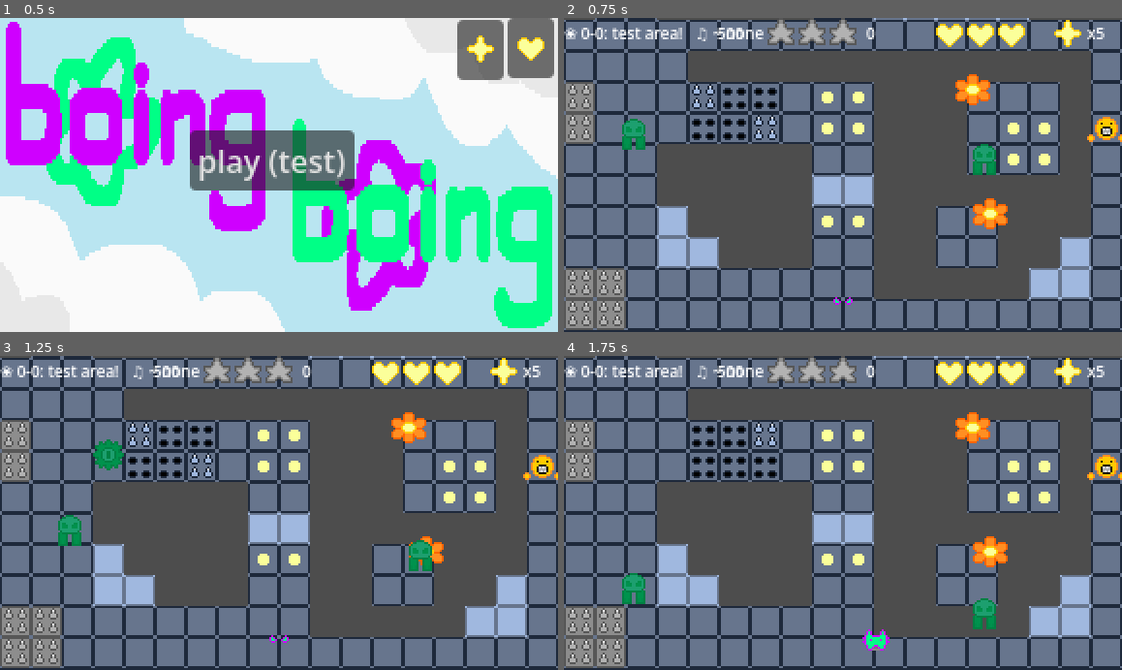
Above: before the commit, frames 1-4 (two rows, left to right).
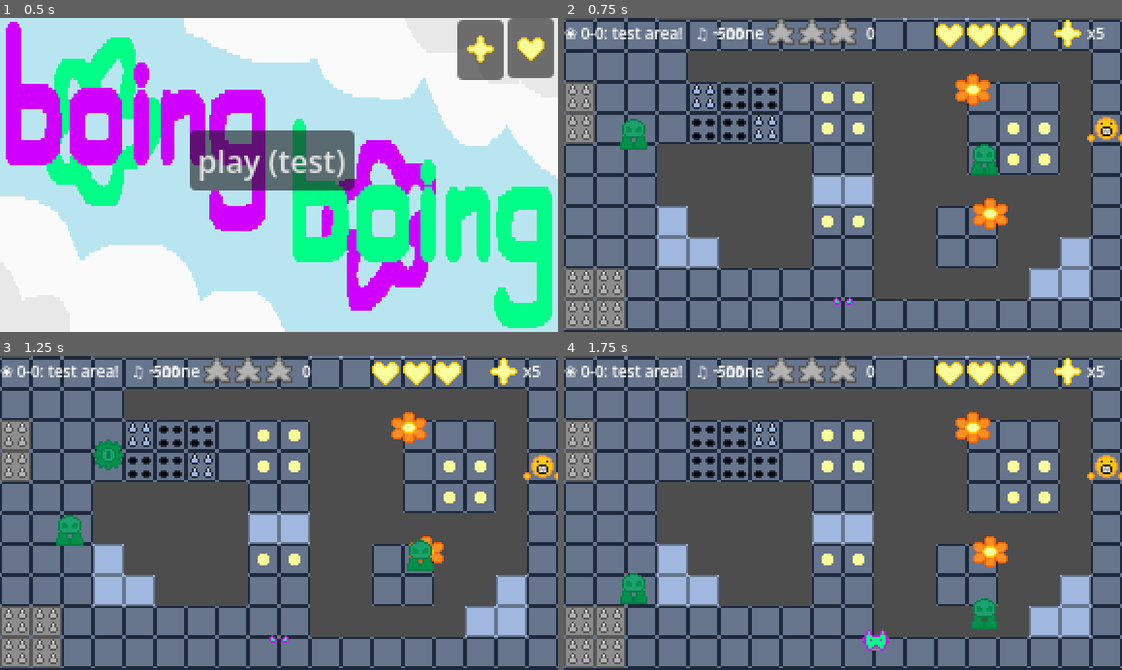
Above: after the commit, the same moments.

Repository: glaceonicc/boing-boing
Game: Godot game, scene res://menu/menu_main.tscn
Two runs of this game, one before a commit and one after it. Both use one fixed random seed, a clock stepped at 60 frames per second and the inputs below.
Inputs (mouse positions are in pixels of both pictures, inside the frame that each line leads up to):
- Up to frame 1 (0.5 s): no input
- Up to frame 2 (0.75 s): click "play (test)" at 0.5 s
- Up to frame 3 (1.25 s): no input
- Up to frame 4 (1.75 s): tap Enter at 1.25 s; move the mouse to (965, 497) at 1.27 s; hold D (right) from 1.28 s (still down); tap Alt at 1.35 s; click (965, 497) at 1.42 s; tap Space (jump) at 1.52 s

Frame 1 is identical in both runs. In frame 2, less than 0.1% of the frame differs, in the area x 10-78%, y 39-50%; in frame 3, less than 0.1%; in frame 4, less than 0.1%.

Commit message:
prototype20 "walker"
added a walking animation for the walking. it sucks but it exists so thats nice

Diff:
--- a/elements/thewalking.tscn
+++ b/elements/thewalking.tscn
@@ -6,14 +6,51 @@
 [sub_resource type="CircleShape2D" id="CircleShape2D_g4v7s"]
 radius = 54.0
 
+[sub_resource type="AtlasTexture" id="AtlasTexture_b5bfg"]
+atlas = ExtResource("1_t2idg")
+region = Rect2(0, 0, 16, 16)
+
+[sub_resource type="AtlasTexture" id="AtlasTexture_4r24l"]
+atlas = ExtResource("1_t2idg")
+region = Rect2(0, 0, 16, 16)
+
+[sub_resource type="AtlasTexture" id="AtlasTexture_83xmm"]
+atlas = ExtResource("1_t2idg")
+region = Rect2(16, 0, 16, 16)
+
+[sub_resource type="AtlasTexture" id="AtlasTexture_elkox"]
+atlas = ExtResource("1_t2idg")
+region = Rect2(0, 0, 16, 16)
+
+[sub_resource type="AtlasTexture" id="AtlasTexture_a4qu8"]
+atlas = ExtResource("1_t2idg")
+region = Rect2(32, 0, 16, 16)
+
 [sub_resource type="SpriteFrames" id="SpriteFrames_57qmd"]
 animations = [{
 "frames": [{
 "duration": 1.0,
-"texture": ExtResource("1_t2idg")
+"texture": SubResource("AtlasTexture_b5bfg")
 }],
 "loop": 1,
-"name": &"default",
+"name": &"idle",
+"speed": 5.0
+}, {
+"frames": [{
+"duration": 1.0,
+"texture": SubResource("AtlasTexture_4r24l")
+}, {
+"duration": 1.0,
+"texture": SubResource("AtlasTexture_83xmm")
+}, {
+"duration": 1.0,
+"texture": SubResource("AtlasTexture_elkox")
+}, {
+"duration": 1.0,
+"texture": SubResource("AtlasTexture_a4qu8")
+}],
+"loop": 1,
+"name": &"walking",
 "speed": 5.0
 }]
 
@@ -46,6 +83,8 @@
 [node name="sprite" type="AnimatedSprite2D" parent="." unique_id=1926727175]
 z_index = 4
 sprite_frames = SubResource("SpriteFrames_57qmd")
+animation = &"walking"
+frame_progress = 0.75679797
 
 [node name="die" type="Area2D" parent="." unique_id=805278153]
 
--- a/levels/0-4.tscn
+++ b/levels/0-4.tscn
@@ -103,51 +103,51 @@
 
 [connection signal="area_entered" from="elementiles/coin" to="elementiles/coin" method="_on_area_entered"]
 [connection signal="area_exited" from="elementiles/coin" to="elementiles/coin" method="_on_area_exited"]
-[connection signal="area_entered" from="elementiles/@Area2D@68229" to="elementiles/@Area2D@68229" method="_on_area_entered"]
-[connection signal="area_exited" from="elementiles/@Area2D@68229" to="elementiles/@Area2D@68229" method="_on_area_exited"]
-[connection signal="area_entered" from="elementiles/@Area2D@68230" to="elementiles/@Area2D@68230" method="_on_area_entered"]
-[connection signal="area_exited" from="elementiles/@Area2D@68230" to="elementiles/@Area2D@68230" method="_on_area_exited"]
-[connection signal="area_entered" from="elementiles/@Area2D@68231" to="elementiles/@Area2D@68231" method="_on_area_entered"]
-[connection signal="area_exited" from="elementiles/@Area2D@68231" to="elementiles/@Area2D@68231" method="_on_area_exited"]
-[connection signal="area_entered" from="elementiles/@Area2D@68232" to="elementiles/@Area2D@68232" method="_on_area_entered"]
-[connection signal="area_exited" from="elementiles/@Area2D@68232" to="elementiles/@Area2D@68232" method="_on_area_exited"]
-[connection signal="area_entered" from="elementiles/@Area2D@68233" to="elementiles/@Area2D@68233" method="_on_area_entered"]
-[connection signal="area_exited" from="elementiles/@Area2D@68233" to="elementiles/@Area2D@68233" method="_on_area_exited"]
-[connection signal="area_entered" from="elementiles/@Area2D@68234" to="elementiles/@Area2D@68234" method="_on_area_entered"]
-[connection signal="area_exited" from="elementiles/@Area2D@68234" to="elementiles/@Area2D@68234" method="_on_area_exited"]
-[connection signal="area_entered" from="elementiles/@Area2D@68235" to="elementiles/@Area2D@68235" method="_on_area_entered"]
-[connection signal="area_exited" from="elementiles/@Area2D@68235" to="elementiles/@Area2D@68235" method="_on_area_exited"]
-[connection signal="area_entered" from="elementiles/@Area2D@68236" to="elementiles/@Area2D@68236" method="_on_area_entered"]
-[connection signal="area_exited" from="elementiles/@Area2D@68236" to="elementiles/@Area2D@68236" method="_on_area_exited"]
-[connection signal="area_entered" from="elementiles/@Area2D@68237" to="elementiles/@Area2D@68237" method="_on_area_entered"]
-[connection signal="area_exited" from="elementiles/@Area2D@68237" to="elementiles/@Area2D@68237" method="_on_area_exited"]
-[connection signal="area_entered" from="elementiles/@Area2D@68238" to="elementiles/@Area2D@68238" method="_on_area_entered"]
-[connection signal="area_exited" from="elementiles/@Area2D@68238" to="elementiles/@Area2D@68238" method="_on_area_exited"]
-[connection signal="area_entered" from="elementiles/@Area2D@68239" to="elementiles/@Area2D@68239" method="_on_area_entered"]
-[connection signal="area_exited" from="elementiles/@Area2D@68239" to="elementiles/@Area2D@68239" method="_on_area_exited"]
-[connection signal="area_entered" from="elementiles/@Area2D@68240" to="elementiles/@Area2D@68240" method="_on_area_entered"]
-[connection signal="area_exited" from="elementiles/@Area2D@68240" to="elementiles/@Area2D@68240" method="_on_area_exited"]
+[connection signal="area_entered" from="elementiles/@Area2D@20999" to="elementiles/@Area2D@20999" method="_on_area_entered"]
+[connection signal="area_exited" from="elementiles/@Area2D@20999" to="elementiles/@Area2D@20999" method="_on_area_exited"]
+[connection signal="area_entered" from="elementiles/@Area2D@21000" to="elementiles/@Area2D@21000" method="_on_area_entered"]
+[connection signal="area_exited" from="elementiles/@Area2D@21000" to="elementiles/@Area2D@21000" method="_on_area_exited"]
+[connection signal="area_entered" from="elementiles/@Area2D@21001" to="elementiles/@Area2D@21001" method="_on_area_entered"]
+[connection signal="area_exited" from="elementiles/@Area2D@21001" to="elementiles/@Area2D@21001" method="_on_area_exited"]
+[connection signal="area_entered" from="elementiles/@Area2D@21002" to="elementiles/@Area2D@21002" method="_on_area_entered"]
+[connection signal="area_exited" from="elementiles/@Area2D@21002" to="elementiles/@Area2D@21002" method="_on_area_exited"]
+[connection signal="area_entered" from="elementiles/@Area2D@21003" to="elementiles/@Area2D@21003" method="_on_area_entered"]
+[connection signal="area_exited" from="elementiles/@Area2D@21003" to="elementiles/@Area2D@21003" method="_on_area_exited"]
+[connection signal="area_entered" from="elementiles/@Area2D@21004" to="elementiles/@Area2D@21004" method="_on_area_entered"]
+[connection signal="area_exited" from="elementiles/@Area2D@21004" to="elementiles/@Area2D@21004" method="_on_area_exited"]
+[connection signal="area_entered" from="elementiles/@Area2D@21005" to="elementiles/@Area2D@21005" method="_on_area_entered"]
+[connection signal="area_exited" from="elementiles/@Area2D@21005" to="elementiles/@Area2D@21005" method="_on_area_exited"]
+[connection signal="area_entered" from="elementiles/@Area2D@21006" to="elementiles/@Area2D@21006" method="_on_area_entered"]
+[connection signal="area_exited" from="elementiles/@Area2D@21006" to="elementiles/@Area2D@21006" method="_on_area_exited"]
+[connection signal="area_entered" from="elementiles/@Area2D@21007" to="elementiles/@Area2D@21007" method="_on_area_entered"]
+[connection signal="area_exited" from="elementiles/@Area2D@21007" to="elementiles/@Area2D@21007" method="_on_area_exited"]
+[connection signal="area_entered" from="elementiles/@Area2D@21008" to="elementiles/@Area2D@21008" method="_on_area_entered"]
+[connection signal="area_exited" from="elementiles/@Area2D@21008" to="elementiles/@Area2D@21008" method="_on_area_exited"]
+[connection signal="area_entered" from="elementiles/@Area2D@21009" to="elementiles/@Area2D@21009" method="_on_area_entered"]
+[connection signal="area_exited" from="elementiles/@Area2D@21009" to="elementiles/@Area2D@21009" method="_on_area_exited"]
+[connection signal="area_entered" from="elementiles/@Area2D@21010" to="elementiles/@Area2D@21010" method="_on_area_entered"]
+[connection signal="area_exited" from="elementiles/@Area2D@21010" to="elementiles/@Area2D@21010" method="_on_area_exited"]
 [connection signal="area_entered" from="elementiles/heart" to="elementiles/heart" method="_on_area_entered"]
 [connection signal="area_exited" from="elementiles/heart" to="elementiles/heart" method="_on_area_exited"]
-[connection signal="area_entered" from="elementiles/@Area2D@68241" to="elementiles/@Area2D@68241" method="_on_area_entered"]
-[connection signal="area_exited" from="elementiles/@Area2D@68241" to="elementiles/@Area2D@68241" method="_on_area_exited"]
-[connection signal="area_entered" from="elementiles/@Area2D@68242" to="elementiles/@Area2D@68242" method="_on_area_entered"]
-[connection signal="area_exited" from="elementiles/@Area2D@68242" to="elementiles/@Area2D@68242" method="_on_area_exited"]
-[connection signal="area_entered" from="elementiles/@Area2D@68243" to="elementiles/@Area2D@68243" method="_on_area_entered"]
-[connection signal="area_exited" from="elementiles/@Area2D@68243" to="elementiles/@Area2D@68243" method="_on_area_exited"]
-[connection signal="area_entered" from="elementiles/@Area2D@68244" to="elementiles/@Area2D@68244" method="_on_area_entered"]
-[connection signal="area_exited" from="elementiles/@Area2D@68244" to="elementiles/@Area2D@68244" method="_on_area_exited"]
-[connection signal="area_entered" from="elementiles/@Area2D@68245" to="elementiles/@Area2D@68245" method="_on_area_entered"]
-[connection signal="area_exited" from="elementiles/@Area2D@68245" to="elementiles/@Area2D@68245" method="_on_area_exited"]
-[connection signal="area_entered" from="elementiles/@Area2D@68246" to="elementiles/@Area2D@68246" method="_on_area_entered"]
-[connection signal="area_exited" from="elementiles/@Area2D@68246" to="elementiles/@Area2D@68246" method="_on_area_exited"]
-[connection signal="area_entered" from="elementiles/@Area2D@68247" to="elementiles/@Area2D@68247" method="_on_area_entered"]
-[connection signal="area_exited" from="elementiles/@Area2D@68247" to="elementiles/@Area2D@68247" method="_on_area_exited"]
-[connection signal="area_entered" from="elementiles/@Area2D@68248" to="elementiles/@Area2D@68248" method="_on_area_entered"]
-[connection signal="area_exited" from="elementiles/@Area2D@68248" to="elementiles/@Area2D@68248" method="_on_area_exited"]
-[connection signal="area_entered" from="elementiles/@Area2D@68249" to="elementiles/@Area2D@68249" method="_on_area_entered"]
-[connection signal="area_exited" from="elementiles/@Area2D@68249" to="elementiles/@Area2D@68249" method="_on_area_exited"]
-[connection signal="area_entered" from="elementiles/@Area2D@68250" to="elementiles/@Area2D@68250" method="_on_area_entered"]
-[connection signal="area_exited" from="elementiles/@Area2D@68250" to="elementiles/@Area2D@68250" method="_on_area_exited"]
+[connection signal="area_entered" from="elementiles/@Area2D@21011" to="elementiles/@Area2D@21011" method="_on_area_entered"]
+[connection signal="area_exited" from="elementiles/@Area2D@21011" to="elementiles/@Area2D@21011" method="_on_area_exited"]
+[connection signal="area_entered" from="elementiles/@Area2D@21012" to="elementiles/@Area2D@21012" method="_on_area_entered"]
+[connection signal="area_exited" from="elementiles/@Area2D@21012" to="elementiles/@Area2D@21012" method="_on_area_exited"]
+[connection signal="area_entered" from="elementiles/@Area2D@21013" to="elementiles/@Area2D@21013" method="_on_area_entered"]
+[connection signal="area_exited" from="elementiles/@Area2D@21013" to="elementiles/@Area2D@21013" method="_on_area_exited"]
+[connection signal="area_entered" from="elementiles/@Area2D@21014" to="elementiles/@Area2D@21014" method="_on_area_entered"]
+[connection signal="area_exited" from="elementiles/@Area2D@21014" to="elementiles/@Area2D@21014" method="_on_area_exited"]
+[connection signal="area_entered" from="elementiles/@Area2D@21015" to="elementiles/@Area2D@21015" method="_on_area_entered"]
+[connection signal="area_exited" from="elementiles/@Area2D@21015" to="elementiles/@Area2D@21015" method="_on_area_exited"]
+[connection signal="area_entered" from="elementiles/@Area2D@21016" to="elementiles/@Area2D@21016" method="_on_area_entered"]
+[connection signal="area_exited" from="elementiles/@Area2D@21016" to="elementiles/@Area2D@21016" method="_on_area_exited"]
+[connection signal="area_entered" from="elementiles/@Area2D@21017" to="elementiles/@Area2D@21017" method="_on_area_entered"]
+[connection signal="area_exited" from="elementiles/@Area2D@21017" to="elementiles/@Area2D@21017" method="_on_area_exited"]
+[connection signal="area_entered" from="elementiles/@Area2D@21018" to="elementiles/@Area2D@21018" method="_on_area_entered"]
+[connection signal="area_exited" from="elementiles/@Area2D@21018" to="elementiles/@Area2D@21018" method="_on_area_exited"]
+[connection signal="area_entered" from="elementiles/@Area2D@21019" to="elementiles/@Area2D@21019" method="_on_area_entered"]
+[connection signal="area_exited" from="elementiles/@Area2D@21019" to="elementiles/@Area2D@21019" method="_on_area_exited"]
+[connection signal="area_entered" from="elementiles/@Area2D@21020" to="elementiles/@Area2D@21020" method="_on_area_entered"]
+[connection signal="area_exited" from="elementiles/@Area2D@21020" to="elementiles/@Area2D@21020" method="_on_area_exited"]
 [connection signal="area_entered" from="elementiles/life" to="elementiles/life" method="_on_area_entered"]
 [connection signal="area_exited" from="elementiles/life" to="elementiles/life" method="_on_area_exited"]
--- a/scripts/thewalking.gd
+++ b/scripts/thewalking.gd
@@ -13,7 +13,7 @@
 var elevation = 0
 
 func _ready() -> void:
-	$sprite.play("default")
+	$sprite.play("idle")
 	gl.connect("die", reset)
 	base = position
 
@@ -44,6 +44,10 @@
 	if elevation < -500:
 		gl.points +=100
 		queue_free()
+	if sight == true:
+		$sprite.play("walking")
+	else:
+		$sprite.play("idle")
 
 
 func _on_sight_area_entered(area: Area2D) -> void:
Binary file added: textures/enemies/thebubblewalking.png
Not shown, added: textures/enemies/thebubblewalking.png.import
Binary file added: textures/enemies/theunwalking1.png
Not shown, added: textures/enemies/theunwalking1.png.import
Binary file changed: textures/enemies/thewalking1.png
